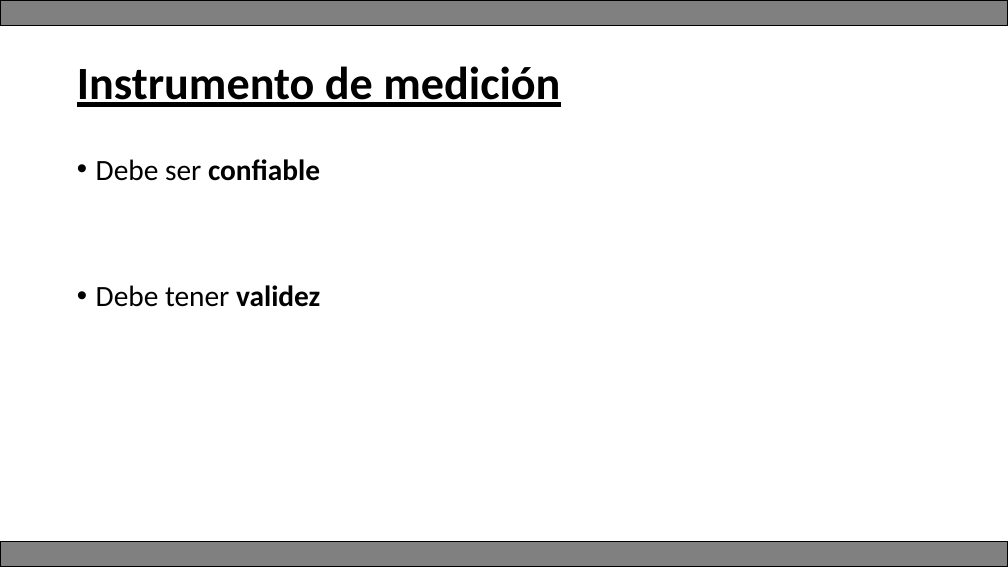
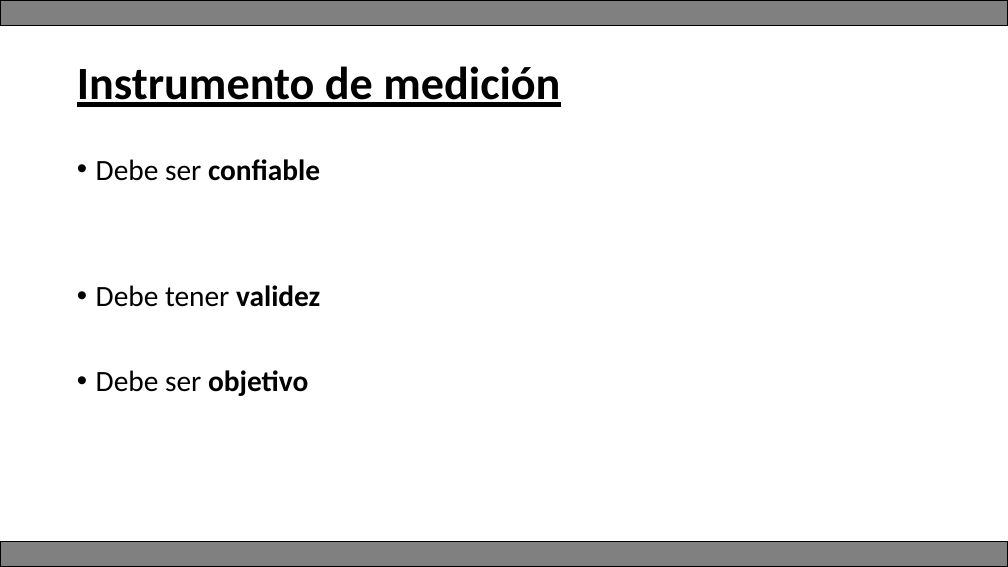
Before and after one commit to Adrifelcha/afchavez-019, a slide deck: slide 7 of JeanPiaget/Presentaciones/04_RecolecciónyAnálisisDatos.pptx. Drawn at 1008x567 pixels with LibreOffice and Linux fonts; fonts in the diff are those of the drawing. Boxes give left, top, right and bottom in pixels: in the first picture for what was removed or moved away, otherwise in the second. Text is boxed around its words. In the diff, an @@ line names an element or a change of style, - is before the commit and + after.

Commit message:
Presentacion JP

```diff
--- a/JeanPiaget/Presentaciones/04_RecolecciónyAnálisisDatos.pptx
+++ b/JeanPiaget/Presentaciones/04_RecolecciónyAnálisisDatos.pptx
@@ text at (96,370,308,396): paragraph added @@
+• Debe ser objetivo
```
Also in this commit, not shown: 20 slides added, 11 other files.
